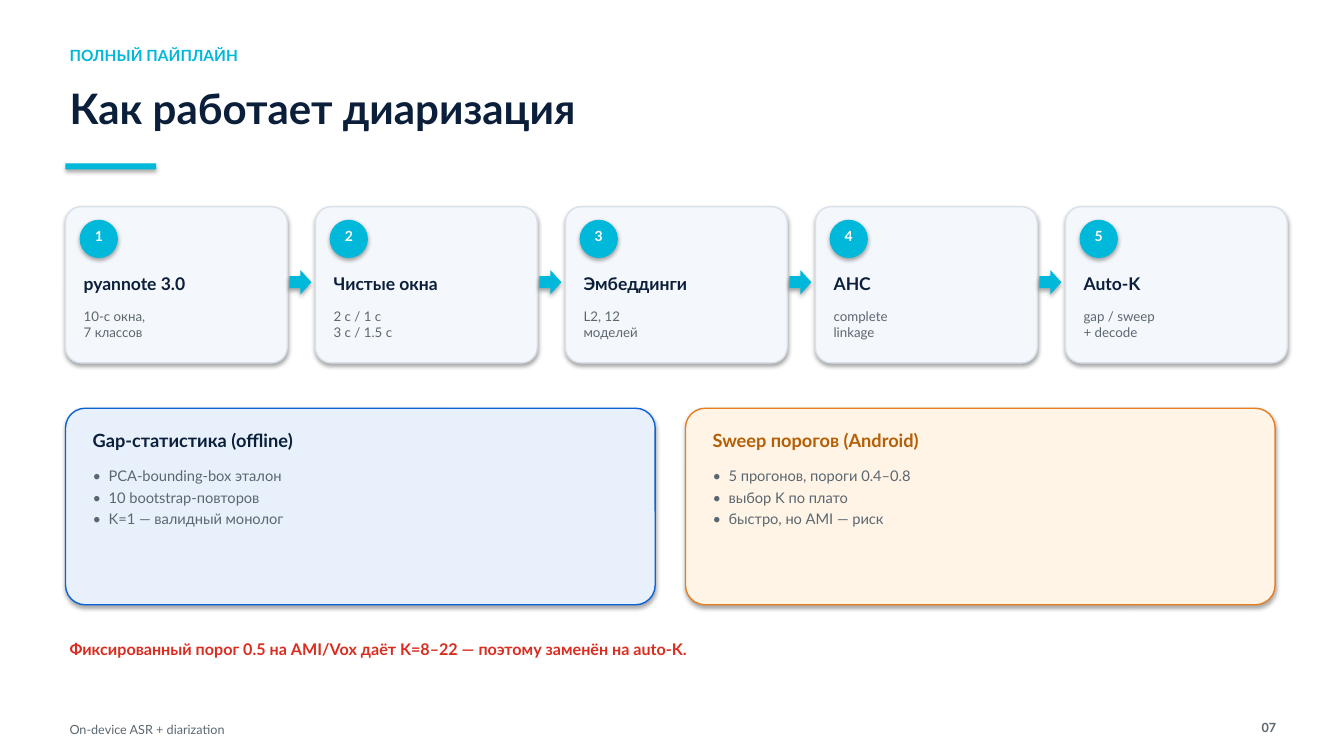
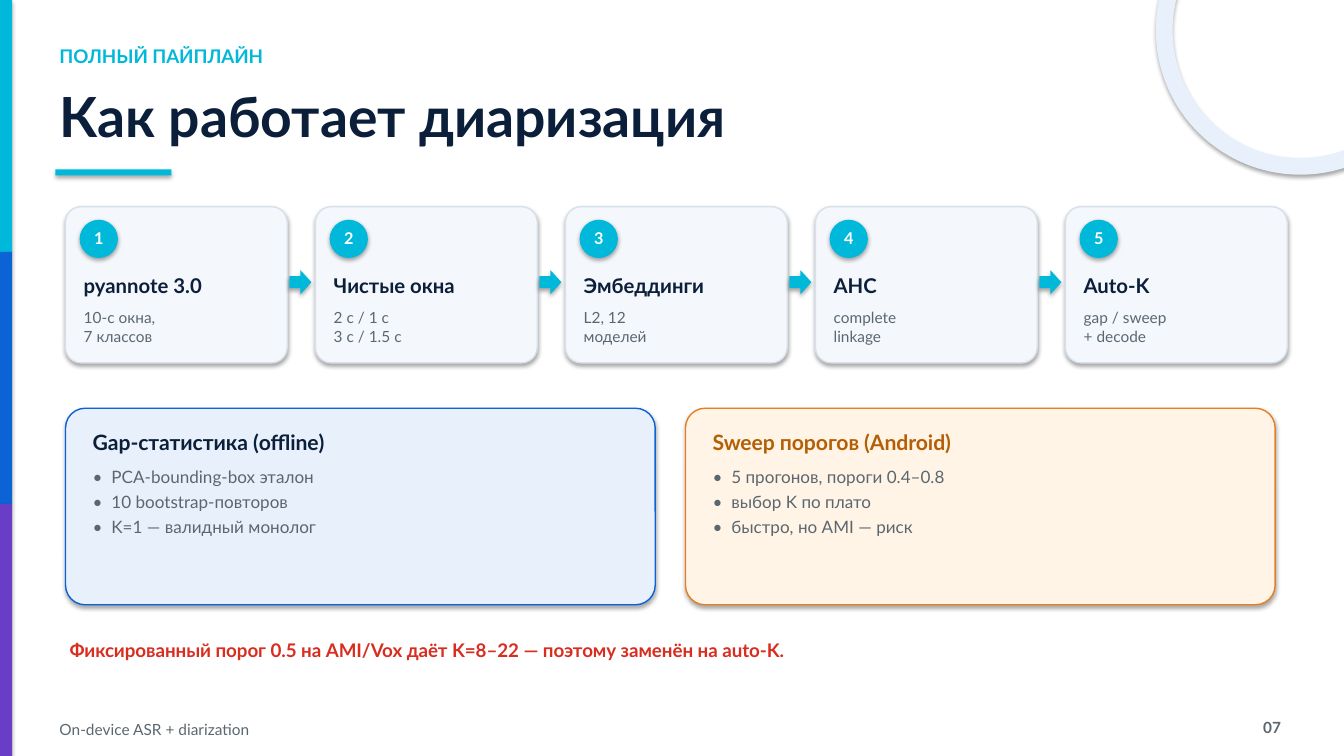
Before and after one commit to VershininSemyon/nuclear_hack_team_corgi, a slide deck: slide 7 of artifacts/hackathon_defense.pptx. Drawn at 1344x756 pixels with LibreOffice and Linux fonts; fonts in the diff are those of the drawing. Boxes give left, top, right and bottom in pixels: in the first picture for what was removed or moved away, otherwise in the second. Text is boxed around its words. In the diff, an @@ line names an element or a change of style, - is before the commit and + after.

```diff
--- a/artifacts/hackathon_defense.pptx
+++ b/artifacts/hackathon_defense.pptx
@@ rectangle added at [0, 0, 12, 252], fill #00B8D9 @@
@@ ellipse added at [1165, 0, 1344, 166], outline #E8F1FB 12 pt @@
@@ text "ПОЛНЫЙ ПАЙПЛАЙН": place and size @@
-text "ПОЛНЫЙ ПАЙПЛАЙН" at [70, 48, 237, 61]
+text "ПОЛНЫЙ ПАЙПЛАЙН" at [59, 46, 263, 63]
@@ text "ПОЛНЫЙ ПАЙПЛАЙН" at [59, 46, 263, 63]: size 11 to 13.3 pt @@
@@ text "Как работает диаризация": place and size @@
-text "Как работает диаризация" at [70, 93, 576, 132]
+text "Как работает диаризация" at [59, 96, 725, 147]
@@ text "Как работает диаризация" at [59, 96, 725, 147]: size 30 to 39.4 pt @@
@@ rectangle: place and size @@
-rectangle at [66, 163, 156, 169]
+rectangle at [55, 169, 171, 175]
@@ size 10 to 11.6 pt in 5 elements at [94, 232, 103, 244], [344, 232, 353, 244], [594, 232, 603, 244], [844, 232, 853, 244], [1094, 232, 1103, 244] @@
@@ rectangle added at [0, 252, 12, 504], fill #0B63D6 @@
@@ size 12.5 to 14.5 pt in 5 elements at [84, 278, 201, 297], [334, 278, 455, 293], [584, 278, 704, 297], [834, 278, 877, 293], [1084, 278, 1150, 293] @@
@@ size 9.5 to 11 pt in 5 elements at [84, 312, 156, 342], [334, 312, 401, 342], [584, 312, 647, 345], [834, 311, 897, 345], [1084, 315, 1167, 342] @@
@@ text "Gap-статистика (offline)" at [93, 433, 324, 454]: size 13 to 15.1 pt @@
@@ text "Sweep порогов (Android)" at [713, 433, 951, 454]: size 13 to 15.1 pt @@
@@ text "• PCA-bounding-box эталон" at [111, 470, 316, 536]: size 10.5 to 12.2 pt @@
@@ text "• 5 прогонов, пороги 0.4–0.8" at [731, 470, 945, 536]: size 10.5 to 12.2 pt @@
@@ rectangle added at [0, 504, 12, 756], fill #6A3DC7 @@
@@ text "Фиксированный порог 0.5 на AMI/Vox ..." at [70, 643, 784, 661]: size 11.5 to 13.3 pt @@
@@ text "On-device ASR + diarization": place and size @@
-text "On-device ASR + diarization" at [70, 724, 225, 734]
+text "On-device ASR + diarization" at [59, 723, 249, 735]
@@ text "On-device ASR + diarization" at [59, 723, 249, 735]: size 9 to 11 pt @@
@@ text "07" at [1263, 722, 1281, 733]: size 9 to 11 pt @@
```
Also in this commit, not shown: 10 other slides changed, 1 slide added, 1 slide removed, 8 other files.
